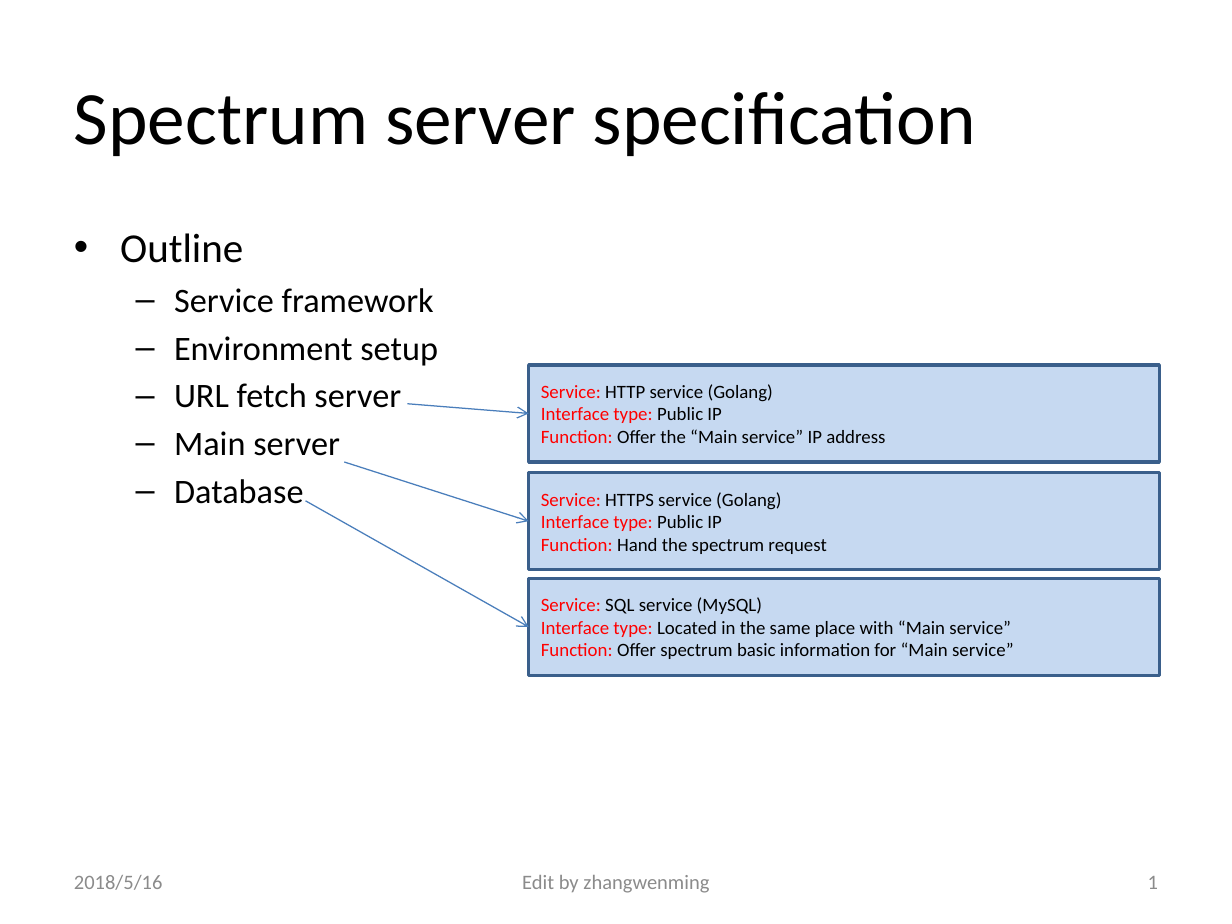
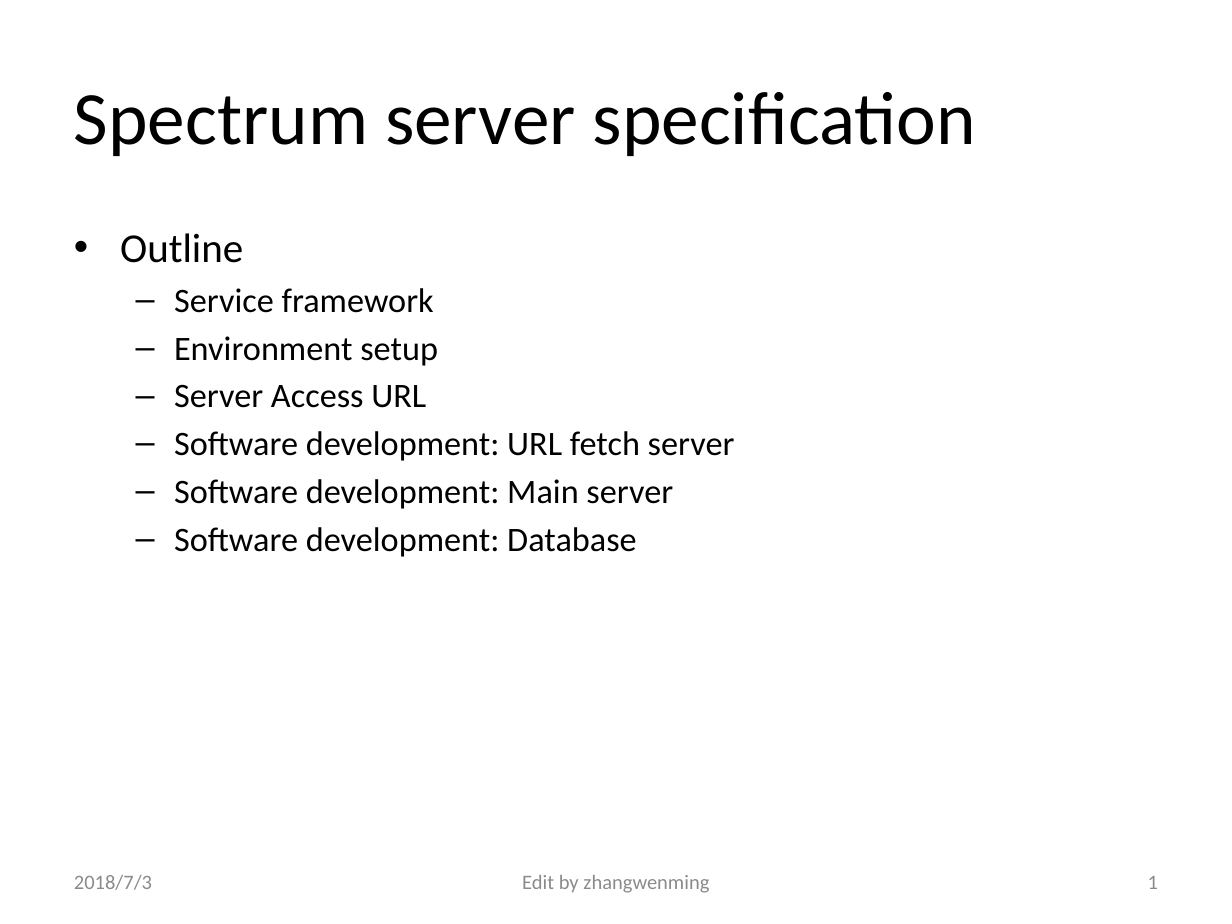
Before and after one commit to civa-z/spectrum, a slide deck: slide 1 of Spectrum_server_specification.pptx. Drawn at 1232x924 pixels with LibreOffice and Linux fonts; fonts in the diff are those of the drawing. Boxes give left, top, right and bottom in pixels: in the first picture for what was removed or moved away, otherwise in the second. Text is boxed around its words. In the diff, an @@ line names an element or a change of style, - is before the commit and + after.

Commit message:
Update specification of database server

```diff
--- a/Spectrum_server_specification.pptx
+++ b/Spectrum_server_specification.pptx
@@ text at <box>174,384,735,557</box>: text changed @@
-  – URL fetch server
-  – Main server
-  – Database
+  – Server Access URL
+  – Software development: URL fetch server
+  – Software development: Main server
+  – Software development: Database
@@ rectangle removed at <box>529,365,1159,462</box> @@
-Service: HTTP service (Golang)
-Interface type: Public IP
-Function: Offer the “Main service” IP address
@@ arrow removed from (408, 404) to (529, 414) @@
@@ arrow removed from (345, 462) to (529, 521) @@
@@ rectangle removed at <box>529,473,1159,570</box> @@
-Service: HTTPS service (Golang)
-Interface type: Public IP
-Function: Hand the spectrum request
@@ arrow removed from (306, 500) to (529, 627) @@
@@ rectangle removed at <box>529,578,1159,675</box> @@
-Service: SQL service (MySQL)
-Interface type: Located in the same place with “Main service”
-Function: Offer spectrum basic information for “Main service”
@@ text at <box>74,875,152,890</box>: text changed @@
-2018/5/16
+2018/7/3
```
Also in this commit, not shown: 6 other slides changed, 1 slide added.
